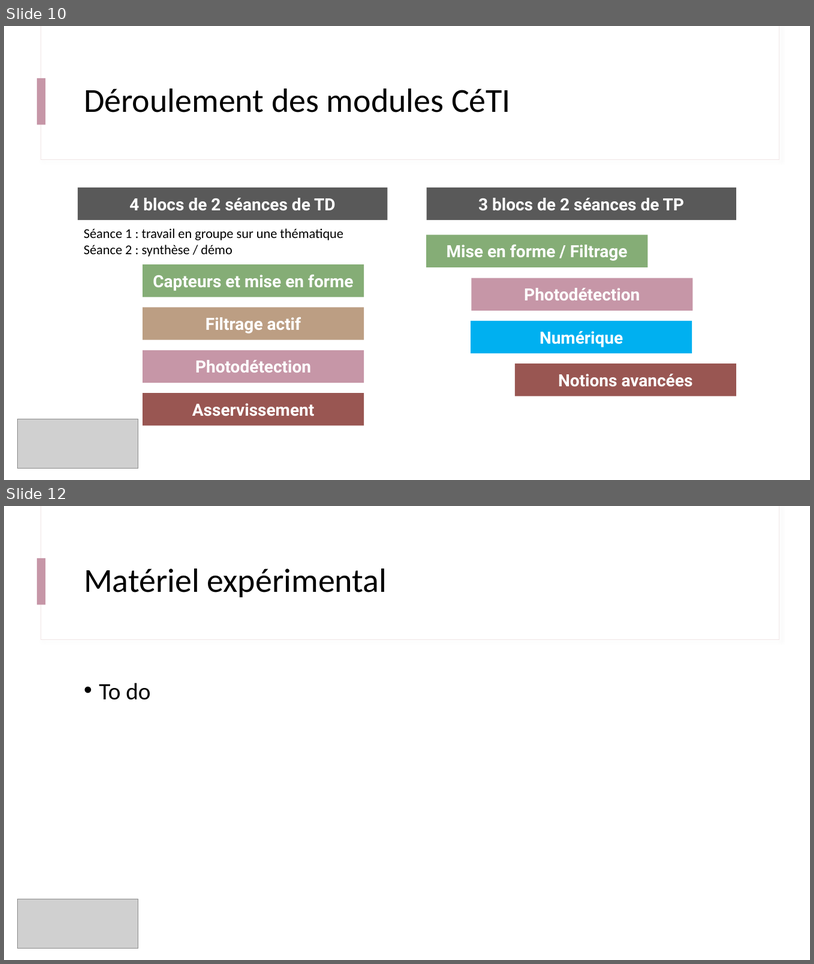
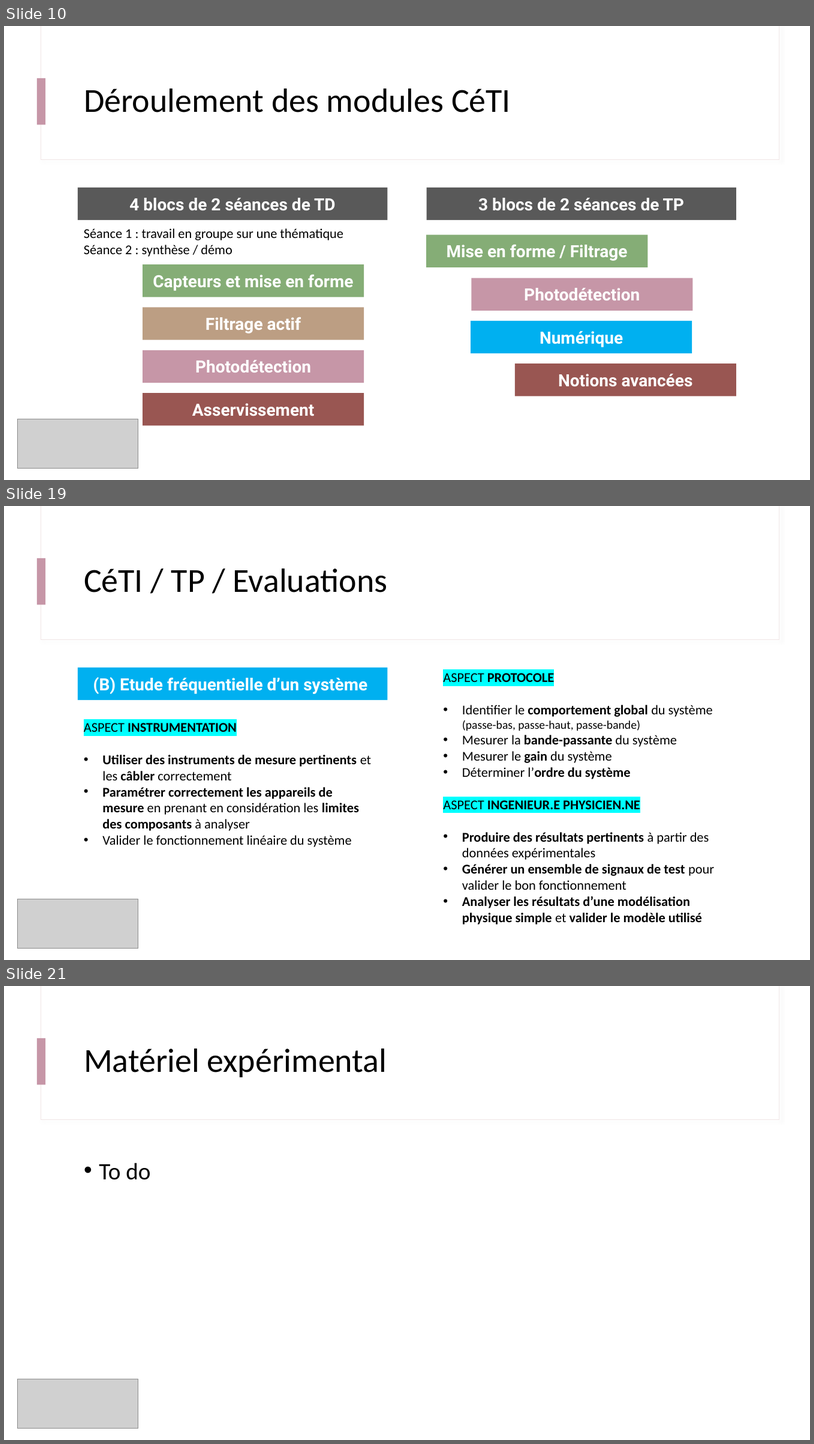
Before and after one commit to IOGS-Digital-Methods/semester-5, a slide deck: CeTI/b0_intro/B0_1_CeTI.pptx. Shown one above the other, each under a label of ours: slides 10 and 12 before the commit, slides 10, 19 and 21 after it; the slides between them are not shown. The pictures are 814x964 and 814x1444 pixels, drawn with LibreOffice and Linux fonts; fonts in the diff are those of the drawing; grey boxes stand for pictures. Boxes give left, top, right and bottom in pixels: in the first picture for what was removed or moved away, otherwise in the second. Text is boxed around its words. In the diff, an @@ line names an element or a change of style, - is before the commit and + after.

```diff
--- a/CeTI/b0_intro/B0_1_CeTI.pptx
+++ b/CeTI/b0_intro/B0_1_CeTI.pptx
@@ slide 19 added at [4, 506, 810, 960], background #FFFFFF; not listed: 3 template elements that a slide beside it also shows @@
@@ title added at [84, 568, 388, 592], 40 pt, text #000000 @@
+CéTI / TP / Evaluations
@@ rectangle added at [78, 667, 387, 700], fill #00B0F0, 20 pt, text #FFFFFF, bold @@
+(B) Etude fréquentielle d’un système
@@ text added at [443, 673, 714, 924], 16 pt, text #000000, bold @@
+ASPECT PROTOCOLE
+• Identifier le comportement global du système (passe-bas, passe-haut, passe-bande)
+• Mesurer la bande-passante du système
+• Mesurer le gain du système
+• Déterminer l’ordre du système
+ASPECT INGENIEUR.E PHYSICIEN.NE
+• Produire des résultats pertinents à partir des données expérimentales
+• Générer un ensemble de signaux de test pour valider le bon fonctionnement
+• Analyser les résultats d’une modélisation physique simple et valider le modèle utilisé
@@ text added at [84, 723, 371, 847], 16 pt, text #000000, bold @@
+ASPECT INSTRUMENTATION
+• Utiliser des instruments de mesure pertinents et les câbler correctement
+• Paramétrer correctement les appareils de mesure en prenant en considération les limites des composants à analyser
+• Valider le fonctionnement linéaire du système
@@ picture added at [17, 898, 138, 948] @@
@@ what was slide 12 is now slide 21 @@
```
Also in this commit, not shown: 4 slides changed, 9 other slides added, 1 slide removed, 2 other files.
